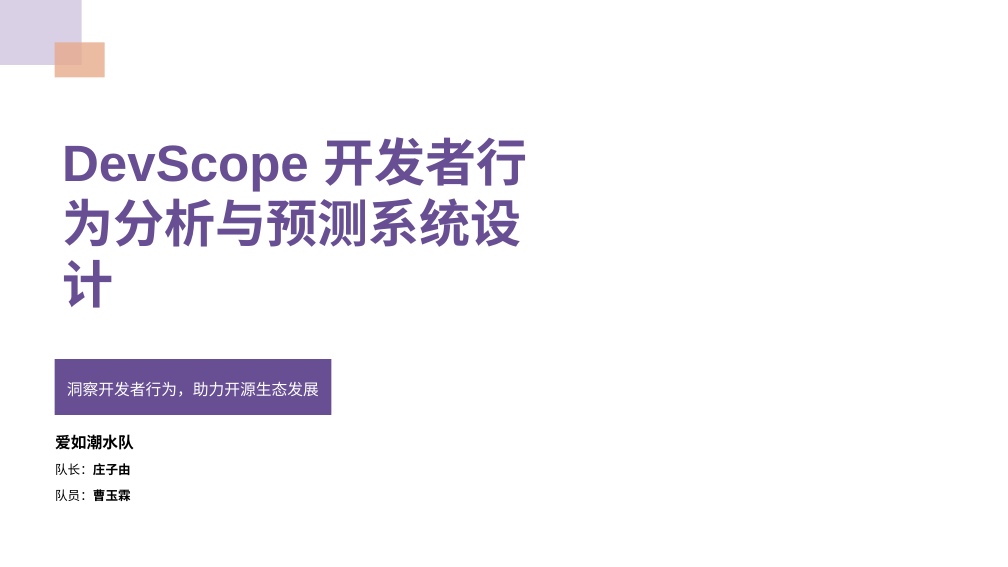
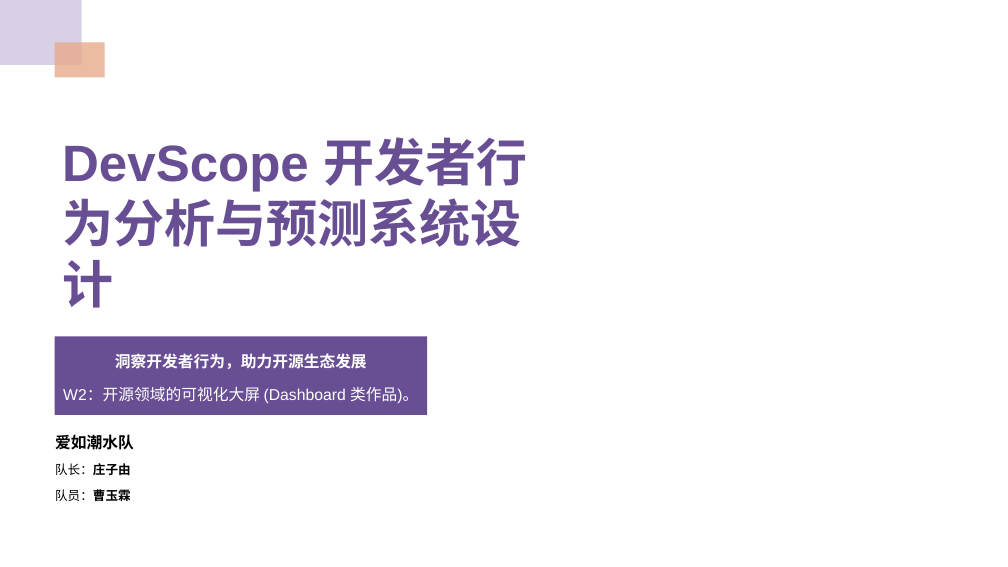
Before and after one commit to shadawwuegidua/DevScope, a slide deck: slide 1 of 初赛/初赛.pptx. Drawn at 1008x567 pixels with LibreOffice and Linux fonts; fonts in the diff are those of the drawing; background and template pictures are left out. Boxes give left, top, right and bottom in pixels: in the first picture for what was removed or moved away, otherwise in the second. Text is boxed around its words. In the diff, an @@ line names an element or a change of style, - is before the commit and + after.

Commit message:
powerpoint modification

```diff
--- a/初赛/初赛.pptx
+++ b/初赛/初赛.pptx
@@ subtitle "洞察开发者行为，助力开源生态发展" resized from (x1=54, y1=359, x2=331, y2=415) to (x1=54, y1=337, x2=427, y2=415) @@
@@ subtitle at (x1=115, y1=353, x2=367, y2=369): bold on in "洞察开发者行为，助力开源生态发展" @@
@@ subtitle at (x1=63, y1=387, x2=418, y2=403): paragraph added @@
+W2：开源领域的可视化大屏 (Dashboard 类作品)。
```
